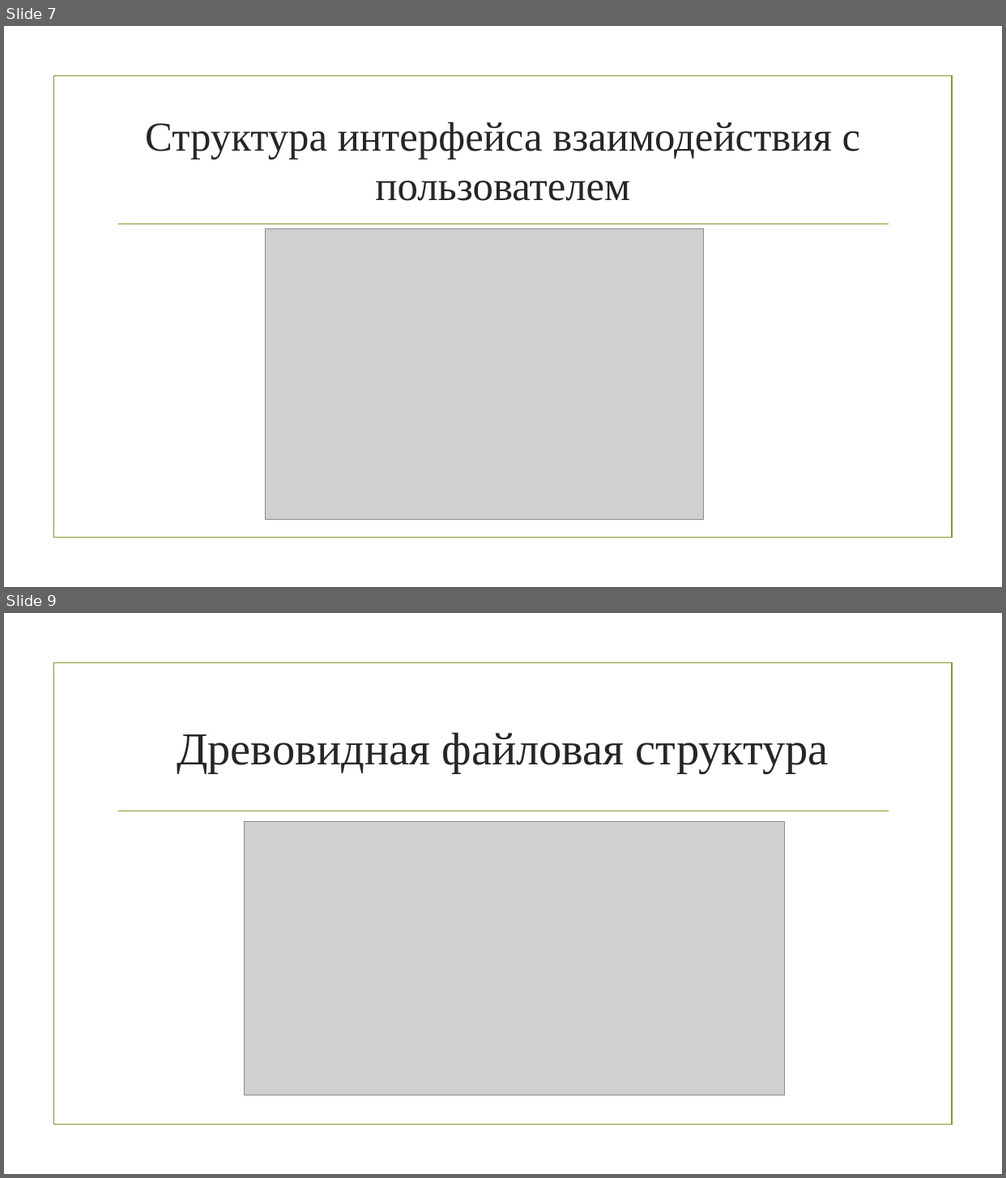
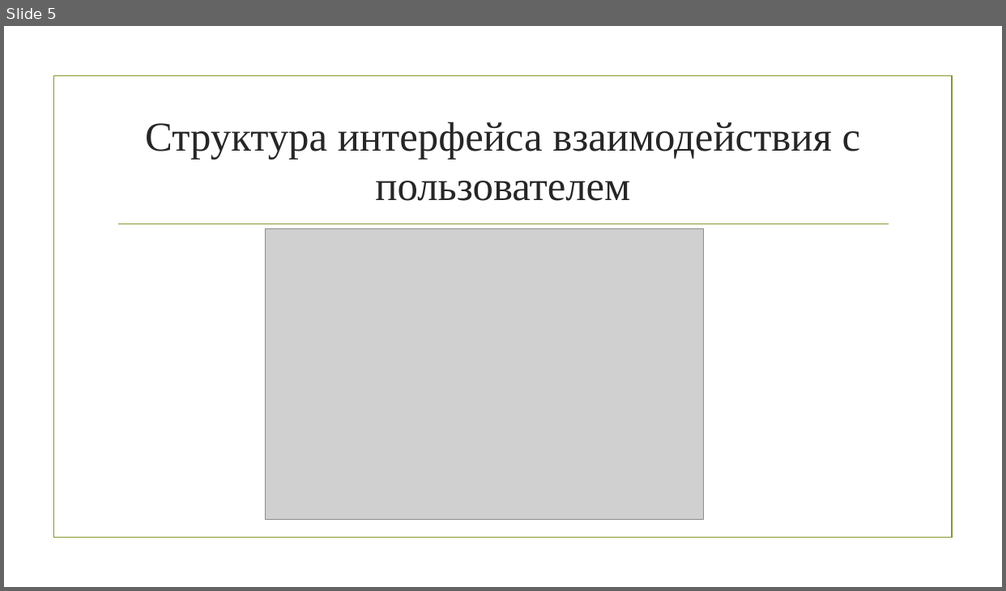
Before and after one commit to gitGUAP/Sem5, a slide deck: OOP/pres.pptx. Shown one above the other, each under a label of ours: slides 7 and 9 before the commit, slide 5 after it; the slides between them are not shown. The pictures are 1006x1178 and 1006x591 pixels, drawn with LibreOffice and Linux fonts; fonts in the diff are those of the drawing; grey boxes stand for pictures; background and template pictures are left out. Boxes give left, top, right and bottom in pixels: in the first picture for what was removed or moved away, otherwise in the second. Text is boxed around its words. In the diff, an @@ line names an element or a change of style, - is before the commit and + after.

```diff
--- a/OOP/pres.pptx
+++ b/OOP/pres.pptx
@@ slide 9 removed at <box>4,613,1002,1174</box>, background picture (left out); not listed: 2 template elements that a slide beside it also shows @@
@@ title removed at <box>177,733,829,773</box> @@
-Древовидная файловая структура
@@ picture removed at <box>245,821,785,1095</box> @@
@@ what was slide 7 is now slide 5 @@
```
Also in this commit, not shown: 6 slides changed, 3 slides added, 5 other slides removed, 2 other files.
